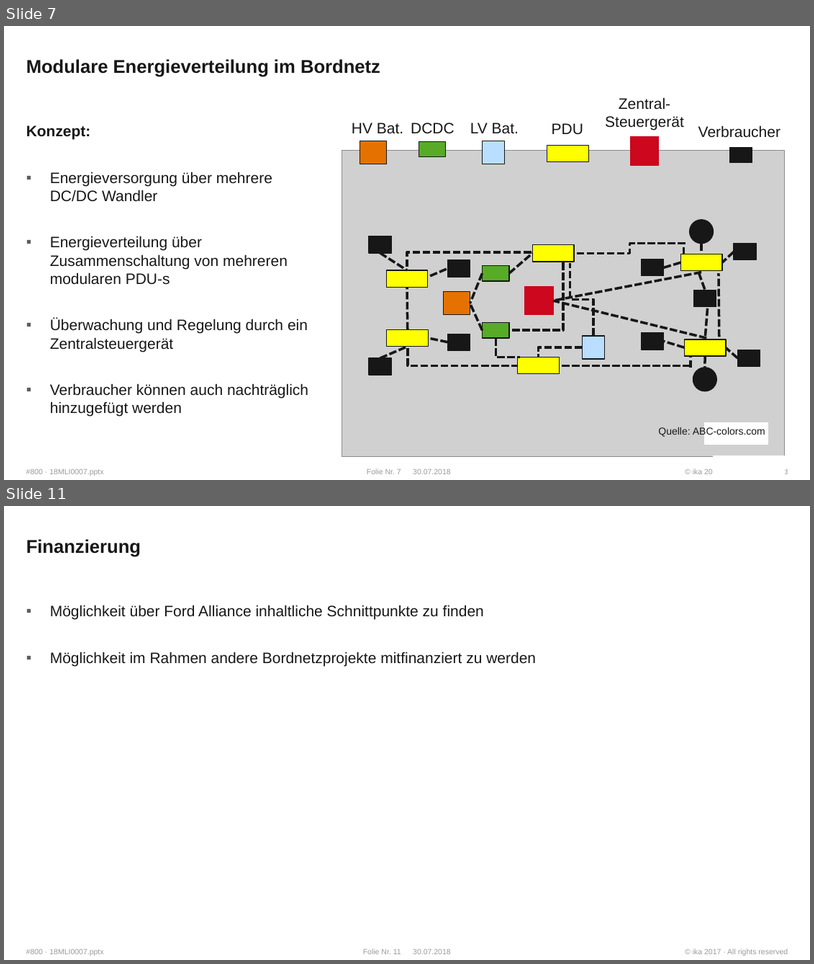
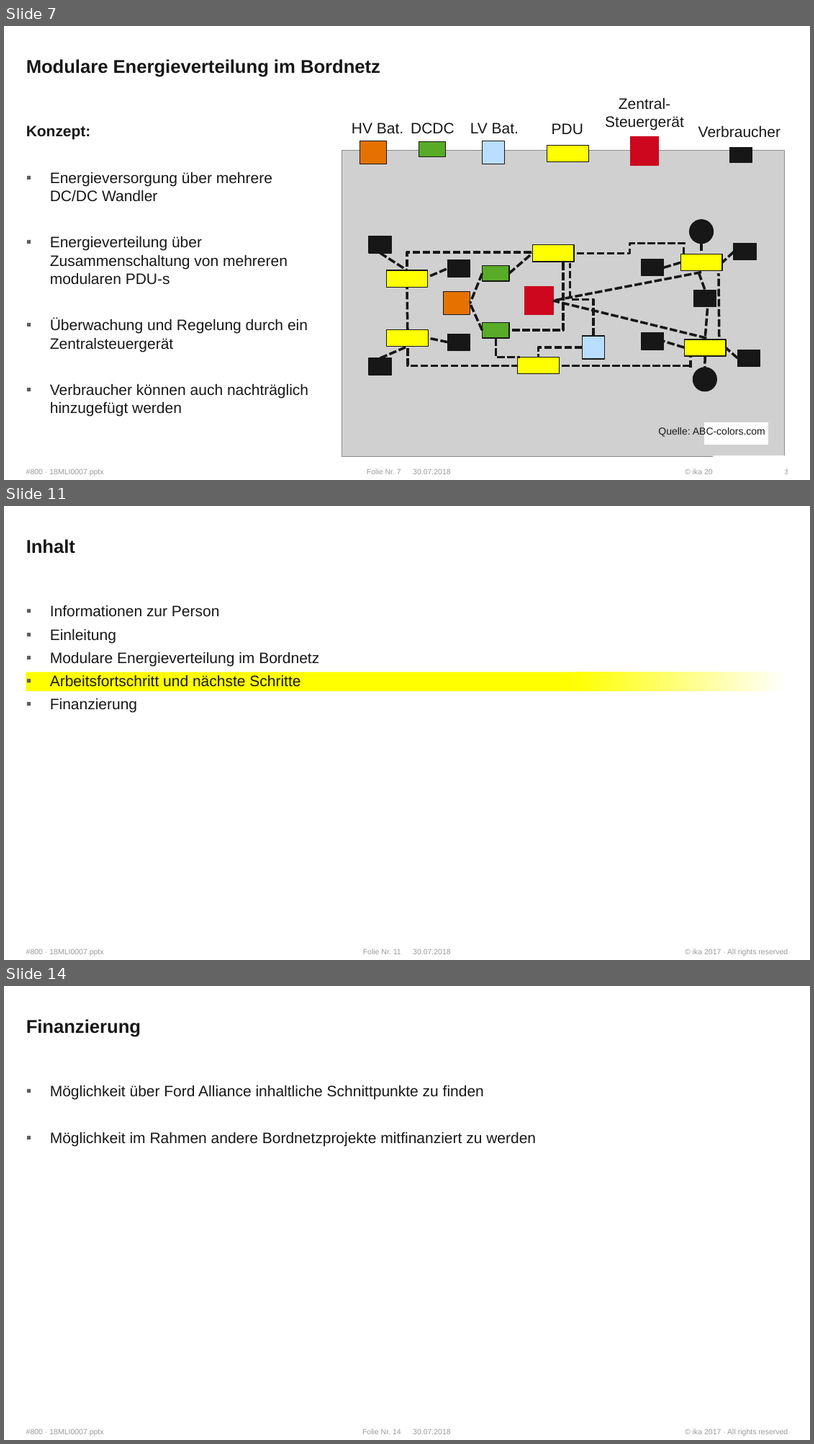
Before and after one commit to WhR4Ven/Diss_Dokument, a slide deck: Themenstellung.pptx. Shown one above the other, each under a label of ours: slides 7 and 11 before the commit, slides 7, 11 and 14 after it; the slides between them are not shown. The pictures are 814x964 and 814x1444 pixels, drawn with LibreOffice and Linux fonts; fonts in the diff are those of the drawing; grey boxes stand for pictures; background and template pictures are left out. Boxes give left, top, right and bottom in pixels: in the first picture for what was removed or moved away, otherwise in the second. Text is boxed around its words. In the diff, an @@ line names an element or a change of style, - is before the commit and + after.

```diff
--- a/Themenstellung.pptx
+++ b/Themenstellung.pptx
@@ slide 11 added at (x1=4, y1=506, x2=810, y2=960), background #FFFFFF; not listed: 4 template elements that a slide beside it also shows @@
@@ title added at (x1=26, y1=539, x2=75, y2=554), 22 pt, text #171717, bold @@
+Inhalt
@@ text added at (x1=50, y1=605, x2=319, y2=713), 18 pt, text #171717 @@
+▪ Informationen zur Person
+▪ Einleitung
+▪ Modulare Energieverteilung im Bordnetz
+▪ Arbeitsfortschritt und nächste Schritte
+▪ Finanzierung
@@ rectangle added at (x1=26, y1=672, x2=574, y2=691), fill #FFFF00 @@
@@ rectangle added at (x1=574, y1=672, x2=787, y2=691), fill gradient #FFFF00 to #FFFFFF @@
@@ what was slide 11 is now slide 14 @@
@@ page number at (x1=363, y1=1428, x2=401, y2=1434): text changed @@
-Folie Nr. 11
+Folie Nr. 14
```
Also in this commit, not shown: 4 slides changed, 4 other slides added, 2 slides removed.
